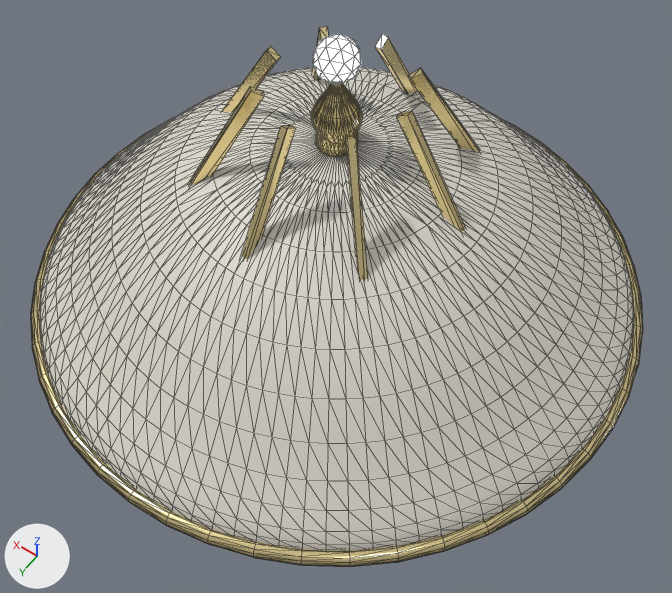
Two versions of the glTF model public/models/struct_canopy.glb, one commit apart.
One viewpoint serves both versions: a 50 mm lens placed at (-5.28, 7.41, 10.93), pointed at (-0.69, 0.99, 0.85). The lights are fixed; the arrows at lower left show +X, +Y and +Z. The picture after the commit comes second. Mesh edges are drawn as thin lines. Where no turn or scale is listed for an object, it has been applied to the vertices.

The scene before the commit, as lines of its bpy script (objects in view):
```python
mat_roof = bpy.data.materials.new('roof')
mat_roof.use_nodes = True; mat_roof.node_tree.nodes.clear()
_N = mat_roof.node_tree.nodes; _L = mat_roof.node_tree.links
n0 = _N.new('ShaderNodeBsdfPrincipled'); n0.name = 'Principled BSDF'
n1 = _N.new('ShaderNodeOutputMaterial'); n1.name = 'Material Output'
n2 = _N.new('ShaderNodeTexImage'); n2.name = 'Image Texture'
n2.image = img_tex_pastel_tile_wall
n3 = _N.new('ShaderNodeMapping'); n3.name = 'Mapping'
n3.inputs[3].default_value = (2.5, 2.5, 1.0)  # 'Scale'
n4 = _N.new('ShaderNodeUVMap'); n4.name = 'UV Map'
n4.uv_map = 'UVMap'
_L.new(n0.outputs[0], n1.inputs[0])  # 'BSDF' to 'Surface'
_L.new(n2.outputs[0], n0.inputs[0])  # 'Color' to 'Base Color'
_L.new(n3.outputs[0], n2.inputs[0])  # 'Vector' to 'Vector'
_L.new(n4.outputs[0], n3.inputs[0])  # 'UV' to 'Vector'
me_cube = bpy.data.meshes.new('Cube')
me_cube.from_pydata(...)  # a box spanning x -1.0..1.0, y -1.0..1.0, z -1.0..1.0
me_cube.materials.append(mat_gold)  # beige #fae7aa
me_dome = bpy.data.meshes.new('dome')
me_dome.from_pydata(...)  # 1338 vertices, 2578 faces; spans x -4.49..4.49, y -4.49..4.49, z -1.47..1.47
me_dome.materials.append(mat_roof)
ob_cube_004 = bpy.data.objects.new('Cube.004', me_cube)
ob_cube_004.parent = ob_node_3
ob_cube_004.location = (-2.2, 0.0, 1.6)
ob_cube_004.rotation_euler = (1.012, 0.0, -1.571)  # degrees (58, 0, -90)
ob_cube_004.scale = (0.05, 2.3, 0.09)
ob_cube_005 = bpy.data.objects.new('Cube.005', me_cube)
ob_cube_005.parent = ob_node_3
ob_cube_005.location = (-1.556, -1.556, 1.6)
ob_cube_005.rotation_euler = (1.012, 0.0, -0.785)  # degrees (58, 0, -45)
ob_cube_005.scale = (0.05, 2.3, 0.09)
ob_dome = bpy.data.objects.new('dome', me_dome)
ob_dome.location = (0.0, 0.0, 1.12)
# also in view: 'Torus' at (0.0, 0.0, 1.67); 'Cube.006' at (0.0, -2.2, 1.6); 'Icosphere' at (0.0, 0.0, 3.9); 'Cube.001' at (1.56, 1.56, 1.6); 'Cube' at (2.2, 0.0, 1.6)
```
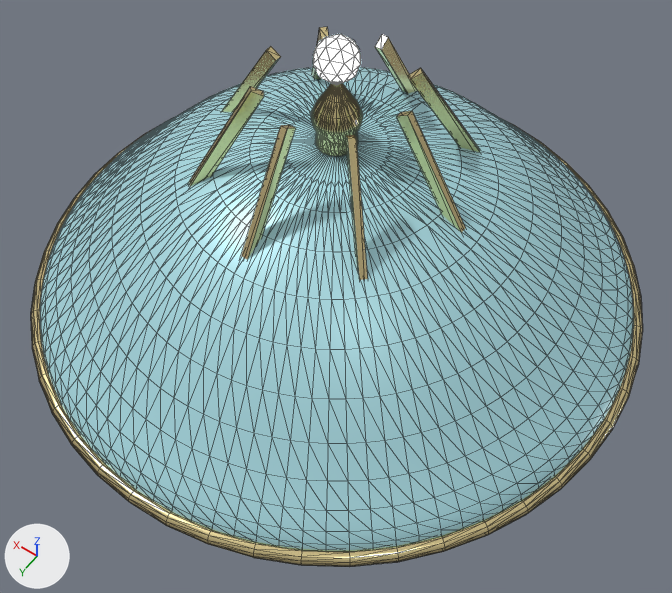
What differs and where, as boxes (x1, y1, x2, y2) in the pictures (672 x 593 px):
'dome', surface changed (grey to cyan): (40, 67, 634, 550) in both

What changed in the scene script:
```text
Change mat_roof:
    where n0 = _N.new('ShaderNodeBsdfPrincipled'); n0.name = 'Principled BSDF'
    add n0.inputs[0].default_value = (0.42, 0.74, 0.8, 1.0)  # 'Base Color', cyan #addfe7
    add n0.inputs[1].default_value = 0.15  # 'Metallic'
    add n0.inputs[2].default_value = 0.4  # 'Roughness'
    remove n2 = _N.new('ShaderNodeTexImage'); n2.name = 'Image Texture'
    remove n2.image = img_tex_pastel_tile_wall
    remove n3 = _N.new('ShaderNodeMapping'); n3.name = 'Mapping'
    remove n3.inputs[3].default_value = (2.5, 2.5, 1.0)  # 'Scale'
    remove n4 = _N.new('ShaderNodeUVMap'); n4.name = 'UV Map'
    remove n4.uv_map = 'UVMap'
    remove _L.new(n2.outputs[0], n0.inputs[0])  # 'Color' to 'Base Color'
    remove _L.new(n3.outputs[0], n2.inputs[0])  # 'Vector' to 'Vector'
    remove _L.new(n4.outputs[0], n3.inputs[0])  # 'UV' to 'Vector'
```
